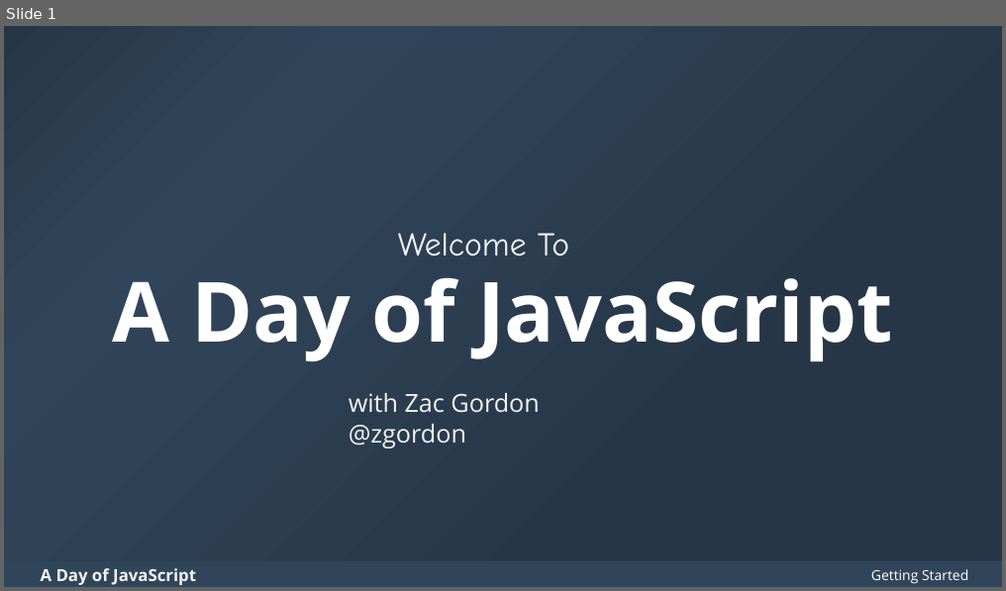
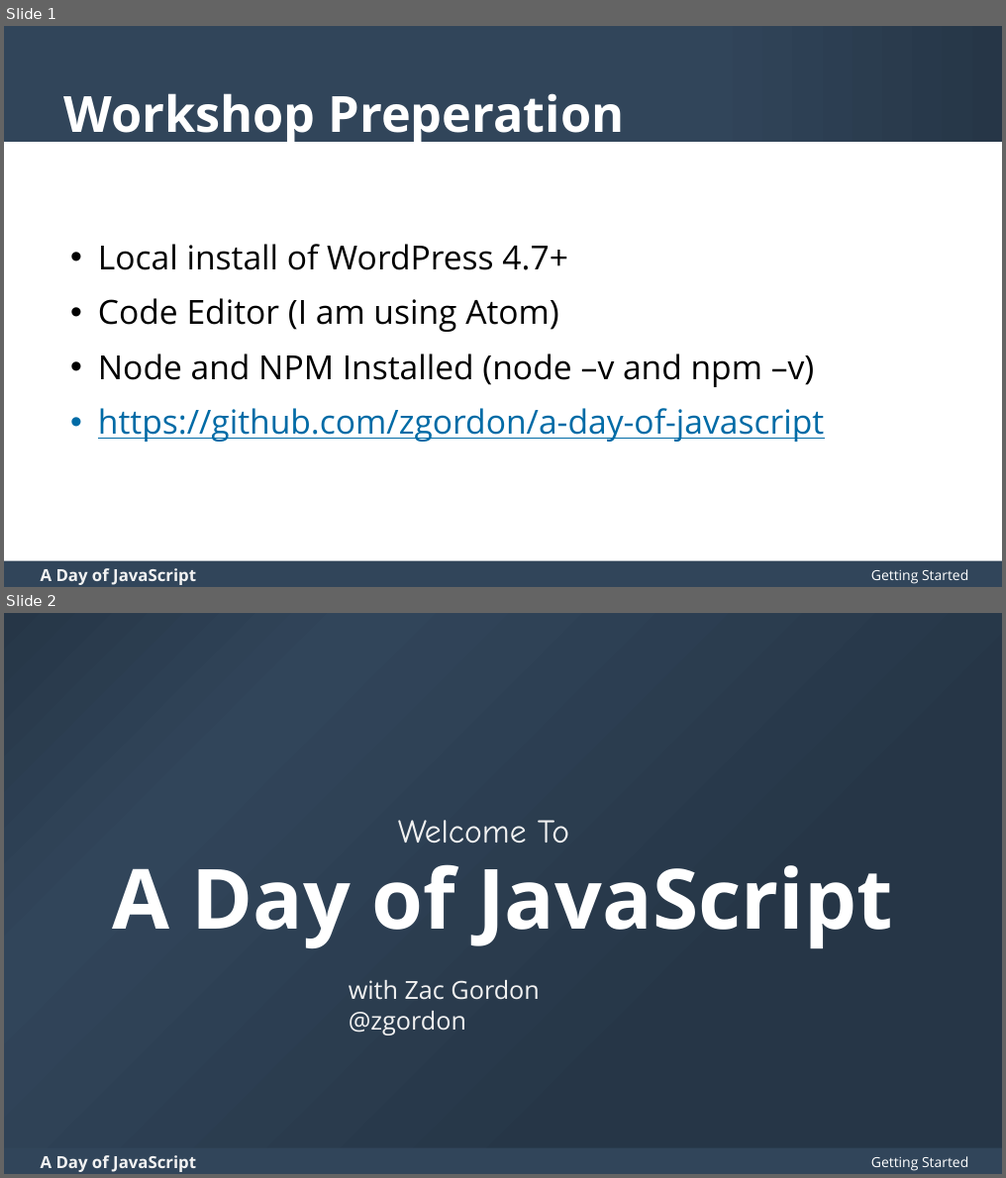
Before and after one commit to zgordon/a-day-of-javascript, a slide deck: A Day of JavaScript Slides.pptx. Shown one above the other, each under a label of ours: slide 1 before the commit, slides 1 and 2 after it. The pictures are 1006x591 and 1006x1178 pixels, drawn with LibreOffice and Linux fonts; fonts in the diff are those of the drawing. Boxes give left, top, right and bottom in pixels: in the first picture for what was removed or moved away, otherwise in the second. Text is boxed around its words. In the diff, an @@ line names an element or a change of style, - is before the commit and + after.

```diff
--- a/A Day of JavaScript Slides.pptx
+++ b/A Day of JavaScript Slides.pptx
@@ slide 1 added at <box>4,26,1002,587</box>, background #FFFFFF; not listed: 2 template elements that a slide beside it also shows @@
@@ title added at <box>4,26,1002,142</box>, fill gradient #31455A to #263647, 36 pt, text #FFFFFF, bold @@
+Workshop Preperation
@@ text added at <box>98,244,824,442</box>, 24 pt, text #000000 @@
+• Local install of WordPress 4.7+
+• Code Editor (I am using Atom)
+• Node and NPM Installed (node –v and npm –v)
+• https://github.com/zgordon/a-day-of-javascript
@@ text added at <box>871,570,968,584</box>, 10 pt, text #FFFFFF @@
+Getting Started
@@ what was slide 1 is now slide 2 @@
```
Also in this commit, not shown: 27 other files.
